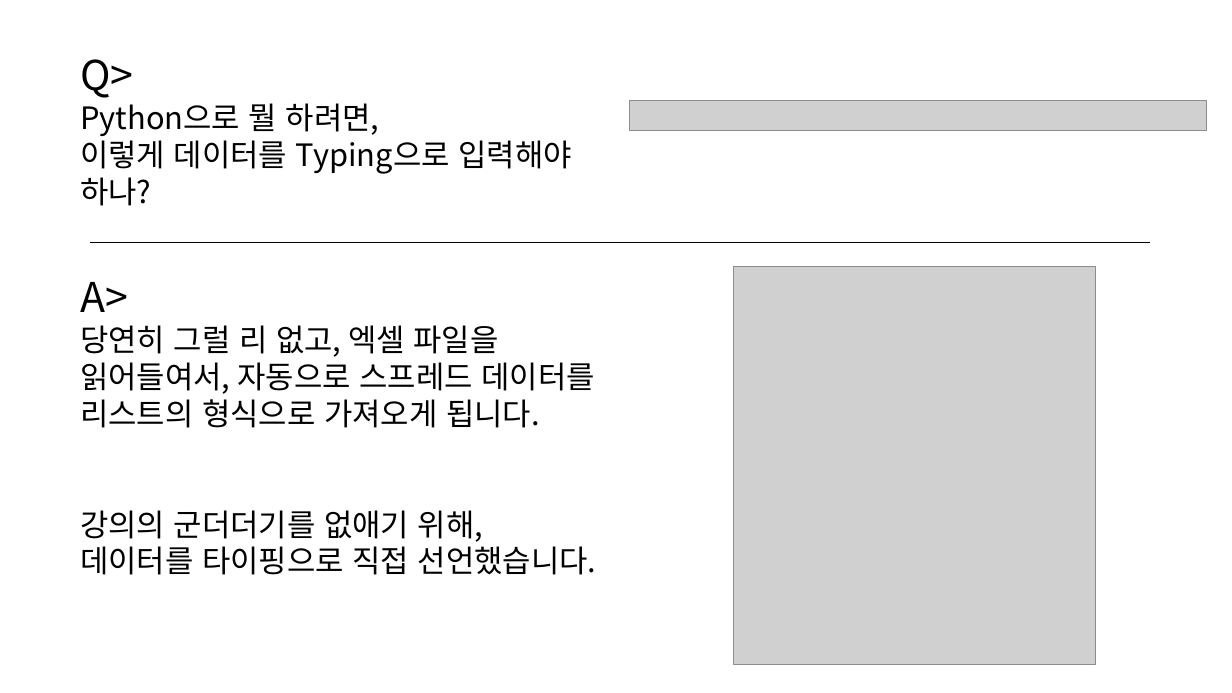
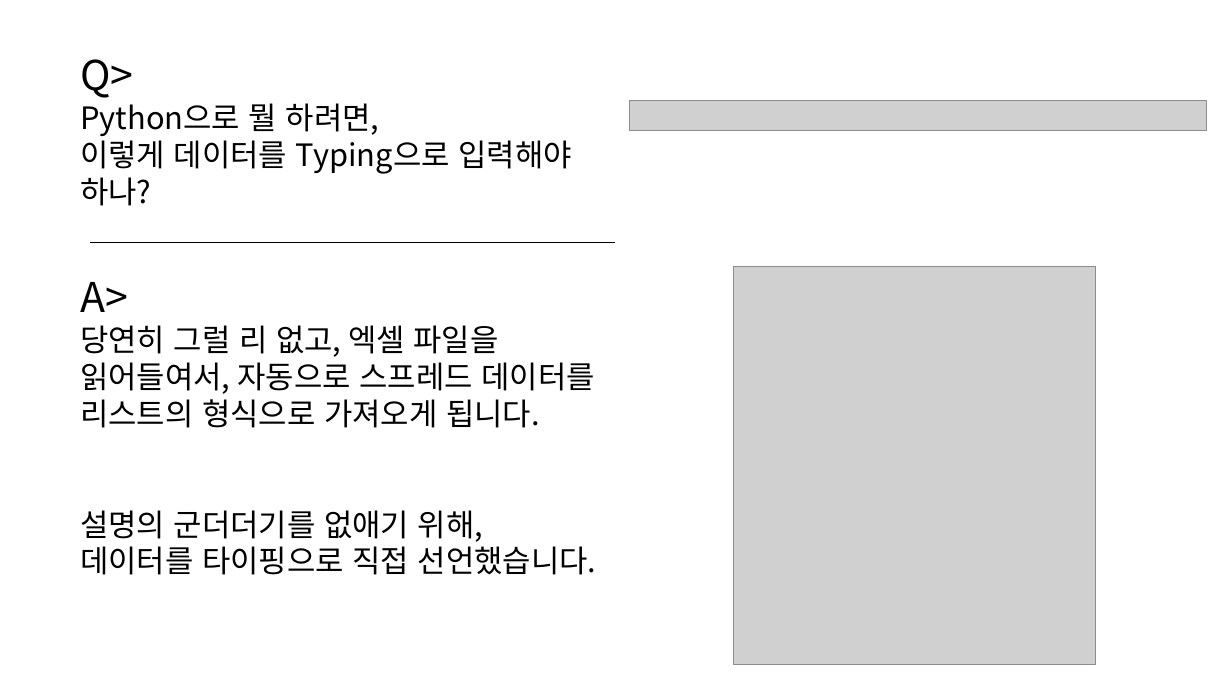
Before and after one commit to hnanmal/mkcljpt_volume, a slide deck: slide 17 of documentum/건축심화세미나/2023/이벤트 특강/python, 과연 엑셀보다 어려운가.pptx (slide 16 before the commit). Drawn at 1232x693 pixels with LibreOffice and Linux fonts; fonts in the diff are those of the drawing; grey boxes stand for pictures. Boxes give left, top, right and bottom in pixels: in the first picture for what was removed or moved away, otherwise in the second. Text is boxed around its words. In the diff, an @@ line names an element or a change of style, - is before the commit and + after.

```diff
--- a/documentum/건축심화세미나/2023/이벤트 특강/python, 과연 엑셀보다 어려운가.pptx
+++ b/documentum/건축심화세미나/2023/이벤트 특강/python, 과연 엑셀보다 어려운가.pptx
@@ line moved from (91, 243) - (1150, 243) to (91, 243) - (615, 243) @@
@@ text at [80,510,483,542]: text changed @@
-강의의 군더더기를 없애기 위해,
+설명의 군더더기를 없애기 위해,
```
Also in this commit, not shown: 1 slide added, 4 other files.
